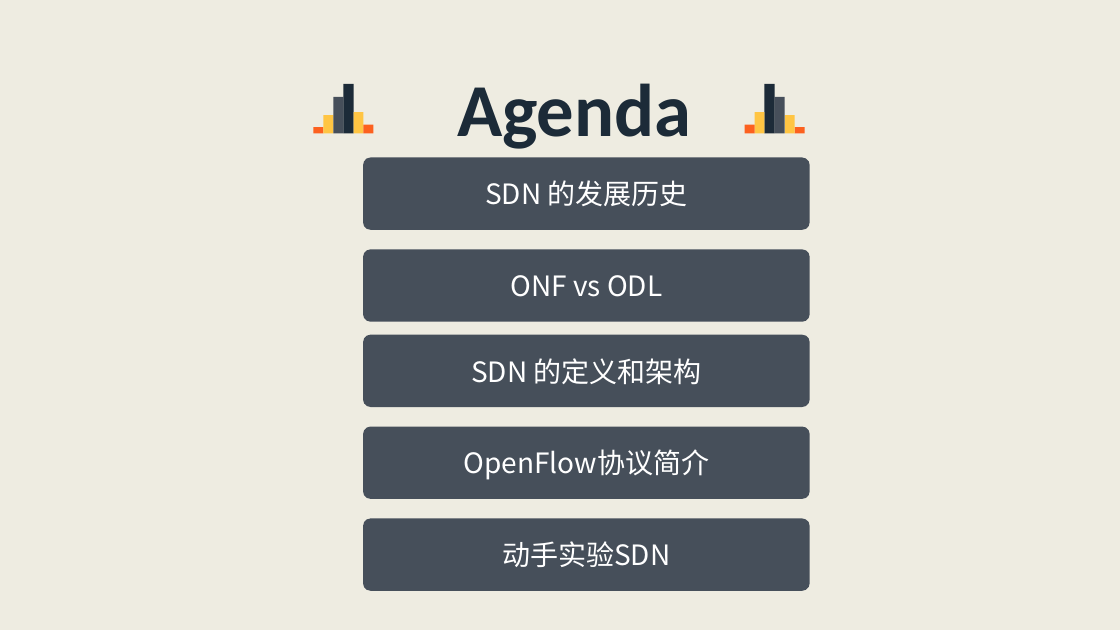
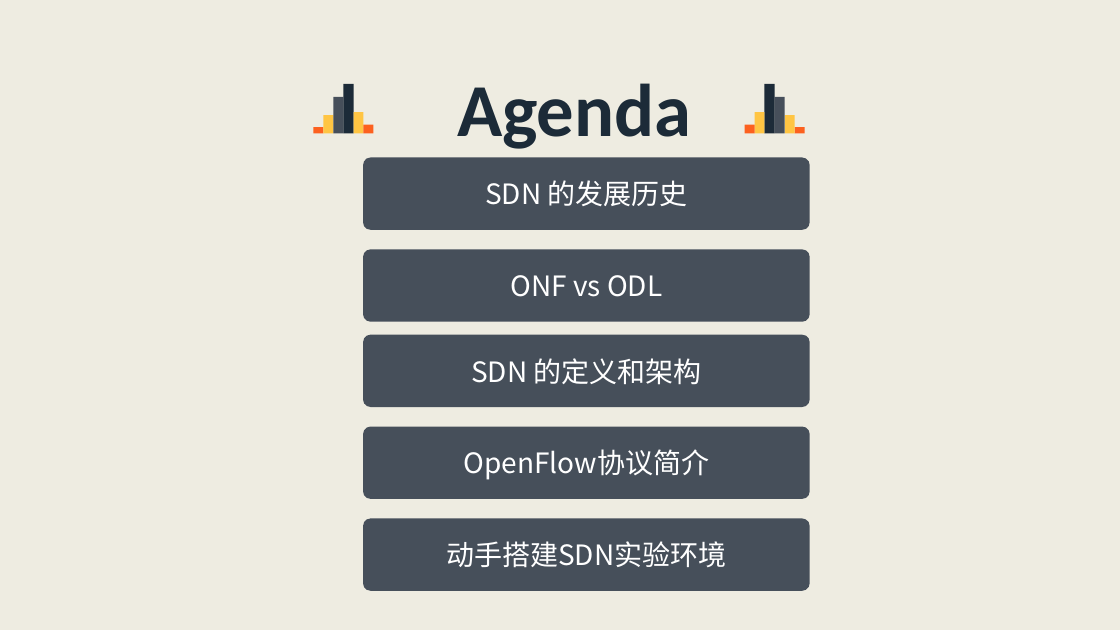
Before and after one commit to ZhouRock/NewTechnology, a slide deck: slide 2 of SDN/SDN入门之旅.pptx. Drawn at 1120x630 pixels with LibreOffice and Linux fonts; fonts in the diff are those of the drawing. Boxes give left, top, right and bottom in pixels: in the first picture for what was removed or moved away, otherwise in the second. Text is boxed around its words. In the diff, an @@ line names an element or a change of style, - is before the commit and + after.

```diff
--- a/SDN/SDN入门之旅.pptx
+++ b/SDN/SDN入门之旅.pptx
@@ text in rounded rectangle at bbox=[446, 541, 726, 568]: text changed @@
-动手实验SDN
+动手搭建SDN实验环境
```
Also in this commit, not shown: 1 other slide changed.
